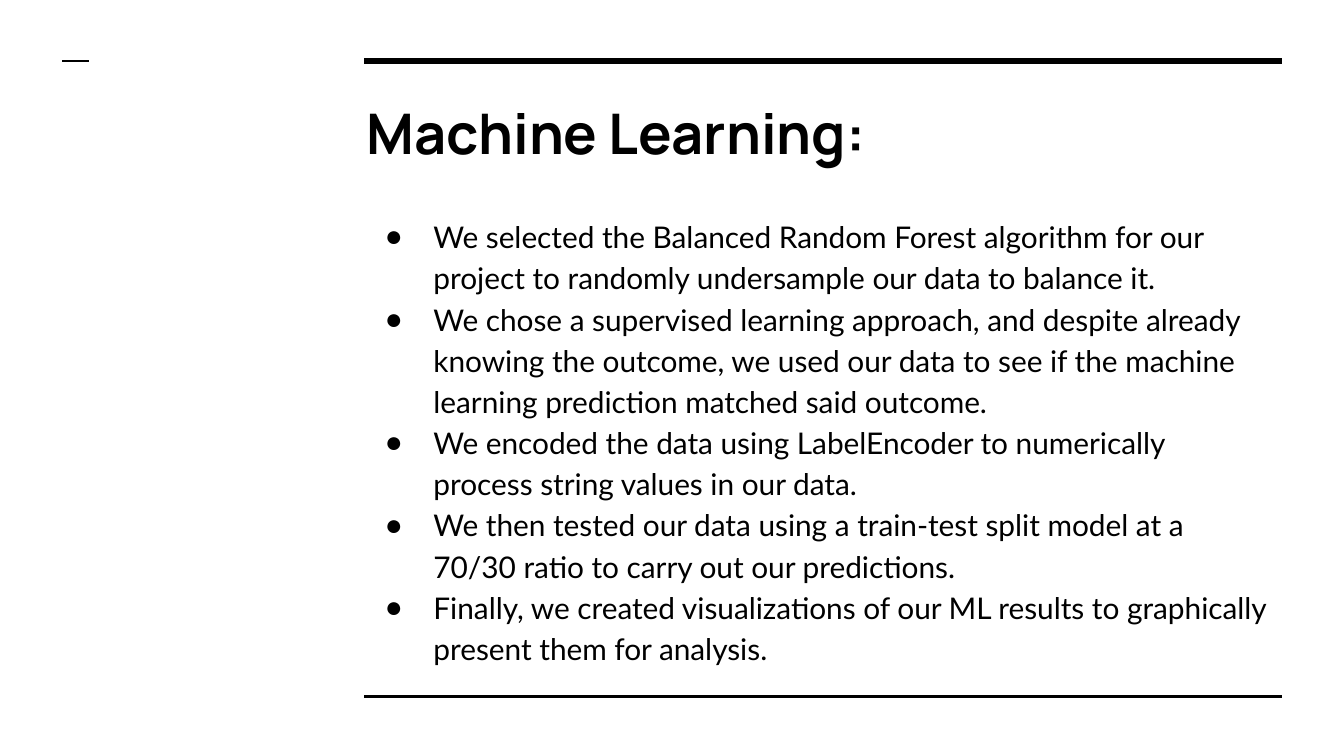
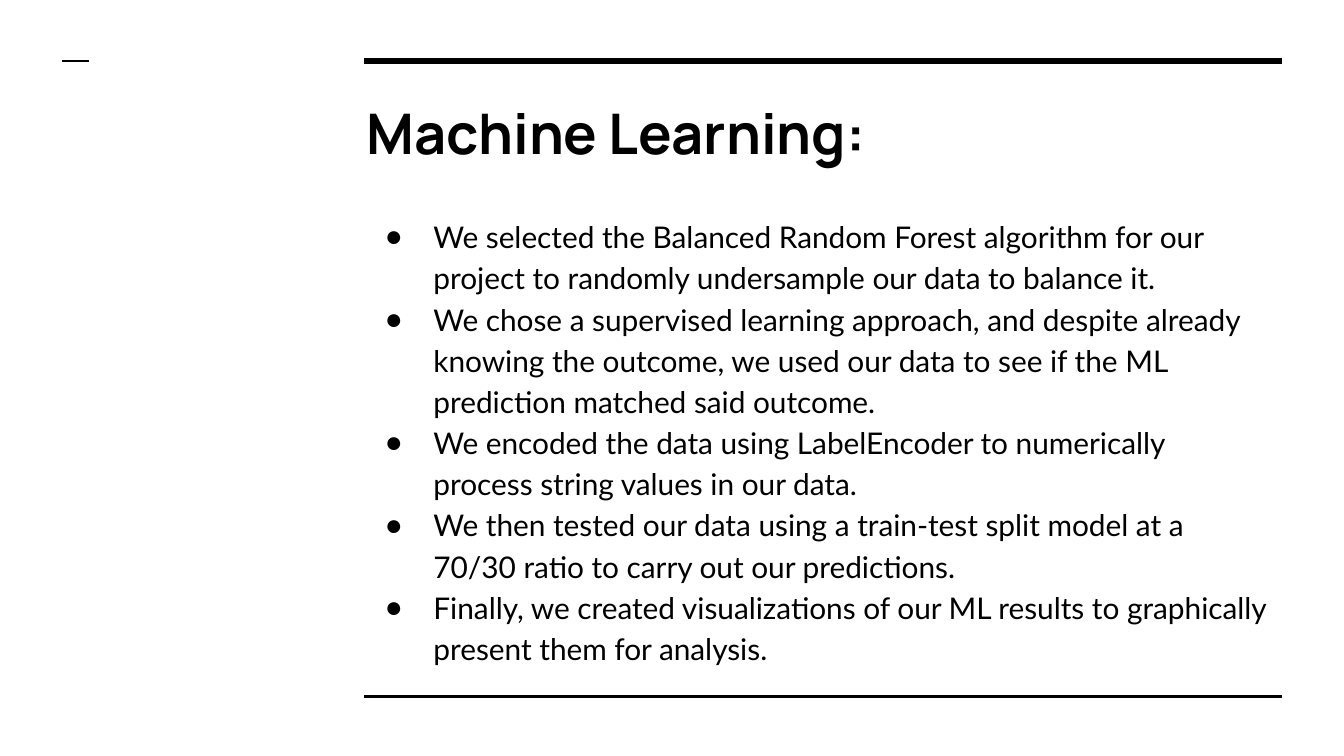
Before and after one commit to ssheggrud/Mod_20_Project, a slide deck: slide 17 of Presentation/Group5Presentation.pptx (slide 14 before the commit). Drawn at 1344x756 pixels with LibreOffice and Linux fonts; fonts in the diff are those of the drawing. Boxes give left, top, right and bottom in pixels: in the first picture for what was removed or moved away, otherwise in the second. Text is boxed around its words. In the diff, an @@ line names an element or a change of style, - is before the commit and + after.

```diff
--- a/Presentation/Group5Presentation.pptx
+++ b/Presentation/Group5Presentation.pptx
@@ text at [433, 309, 1241, 418]: text changed @@
-● We chose a supervised learning approach, and despite already knowing the outcome, we used our data to see if the machine learning prediction matched said outcome.
+● We chose a supervised learning approach, and despite already knowing the outcome, we used our data to see if the ML prediction matched said outcome.
```
Also in this commit, not shown: 8 other slides changed, 3 slides added.
